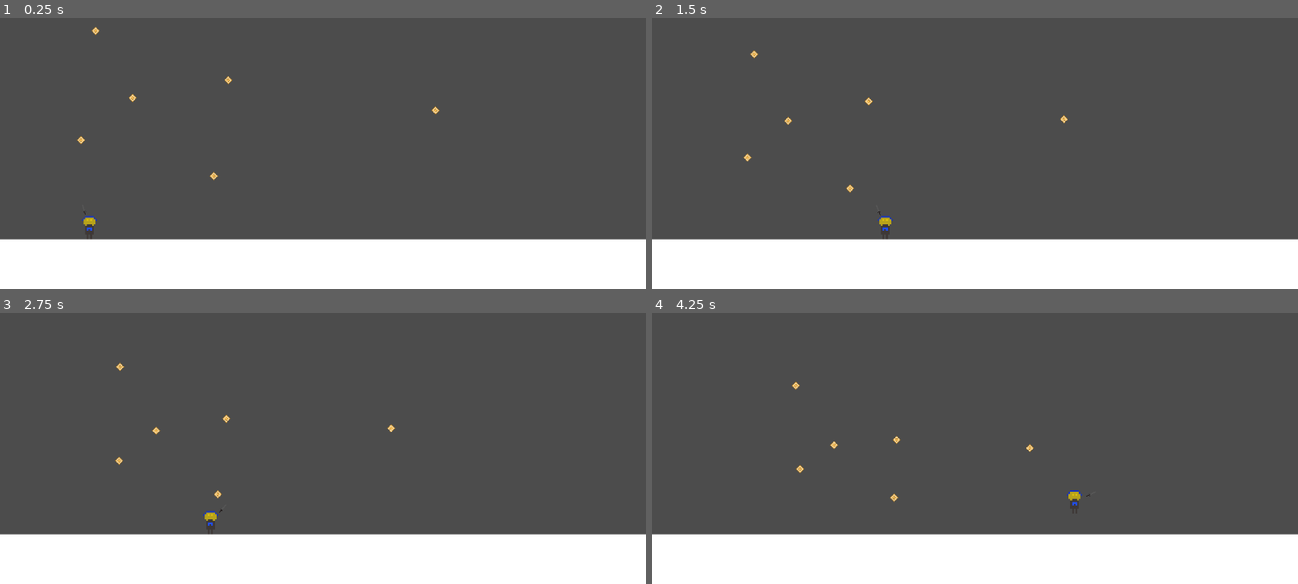
Above: before the commit, frames 1-4 (two rows, left to right).
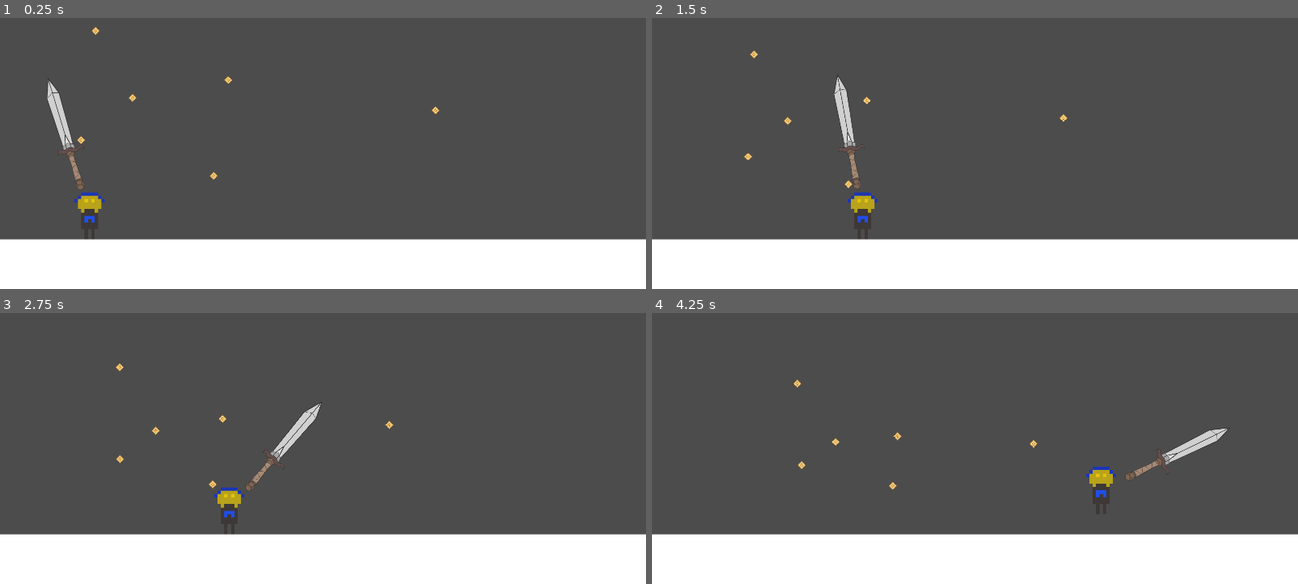
Above: after the commit, the same moments.

Repository: Lorem-Ipsum-Server-Place/GMTK2021-Game
Game: Godot game, scene res://Level.tscn
Same seed, same stepped clock (60 frames per second), same inputs: the game is played once before the commit and once after it.
Inputs (mouse positions are in pixels of both pictures, inside the frame that each line leads up to):
- Up to frame 1 (0.25 s): no input
- Up to frame 2 (1.5 s): move the mouse to (1117, 88) at 0.52 s; hold D (game_right) from 0.53 s (still down); tap Space (game_jump) at 0.77 s; move the mouse to (845, 126) at 1.27 s
- Up to frame 3 (2.75 s): tap Space (game_jump) at 1.52 s; move the mouse to (387, 321) at 2.02 s; release D (game_right) at 2.03 s; hold A (game_left) from 2.03 s (still down)
- Up to frame 4 (4.25 s): move the mouse to (942, 475) at 2.77 s; release A (game_left) at 2.78 s; hold D (game_right) from 2.78 s (still down); tap Space (game_jump) at 3.02, 3.77 s; move the mouse to (1168, 456) at 3.52 s

The runs differ from the first frame. In frame 1, 0.8% of the frame differs, in the area x 7-68%, y 21-79%; in frame 2, 1.0%; in frame 3, 1.0%; in frame 4, 1.1%, in the area x 21-90%, y 24-72%.

Commit message:
Deal damage also when enemies collide with player

Diff:
--- a/Enemy1.gd
+++ b/Enemy1.gd
@@ -31,4 +31,6 @@
 		var movement_delta = player.position - position
 
 		movement_delta = movement_delta.normalized() * MOVEMENT_SPEED
-		move_and_collide(movement_delta)
+		var collision = move_and_collide(movement_delta)
+		if collision != null and collision.collider.name.find("Player"):
+			emit_signal("damage_player")
--- a/Level.tscn
+++ b/Level.tscn
@@ -34,6 +34,7 @@
 
 [node name="Player" parent="." instance=ExtResource( 1 )]
 position = Vector2( 265.204, 853.57 )
+scale = Vector2( 2, 2 )
 
 [connection signal="player_dead" from="GameState" to="Player" method="_on_GameState_player_dead"]
 [connection signal="damage_player" from="Player" to="GameState" method="_on_Player_damage_player"]
--- a/Player.gd
+++ b/Player.gd
@@ -36,6 +36,8 @@
 	# want to
 	player_weapon = WEAPON_SWORD.instance()
 	add_child(player_weapon, true)
+
+	connect("damage_player", self, "_on_Player_damage_player")
 
 
 # Called every frame. 'delta' is the elapsed time since the previous frame.
@@ -99,9 +101,6 @@
 	for i in range(collision_count):
 		var collision = get_slide_collision(i)
 		if not is_invincible and  is_collider_enemy(collision):
-			# start our timer for our invincibility frames
-			$InvincibilityTimer.start(INVINCIBILITY_DURATION_SECONDS)
-			is_invincible = true
 			emit_signal("damage_player")
 
 	# Ask the collision whether we're stood on something
@@ -119,3 +118,8 @@
 	# in the physics processing so just set a flag saying that we're dead so
 	# we can clean ourselves up in the process() phase where it's safe to do so
 	dead = true
+
+func _on_Player_damage_player():
+	# start our timer for our invincibility frames
+	$InvincibilityTimer.start(INVINCIBILITY_DURATION_SECONDS)
+	is_invincible = true
--- a/weapon_sword.tscn
+++ b/weapon_sword.tscn
@@ -1,6 +1,6 @@
 [gd_scene load_steps=3 format=2]
 
-[ext_resource path="res://Test_Sword.png" type="Texture" id=1]
+[ext_resource path="res://NiceSword.png" type="Texture" id=1]
 
 [sub_resource type="RectangleShape2D" id=1]
 extents = Vector2( 1.75014, 16.3379 )
@@ -10,8 +10,9 @@
 collision_mask = 2
 
 [node name="Test_Sword" type="Sprite" parent="."]
-position = Vector2( 2.76215, -13.1757 )
-rotation = -0.785398
+position = Vector2( 3.48911, -86.9015 )
+rotation = 0.0523599
+scale = Vector2( 0.125, 0.125 )
 texture = ExtResource( 1 )
 
 [node name="CollisionShape2D" type="CollisionShape2D" parent="."]
Not shown, added: NiceSword.png.import
